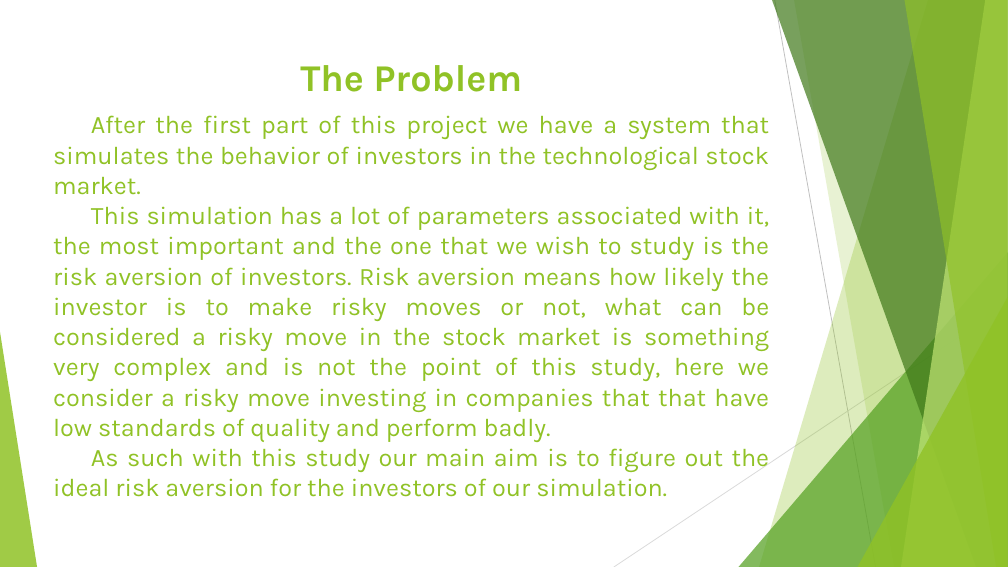
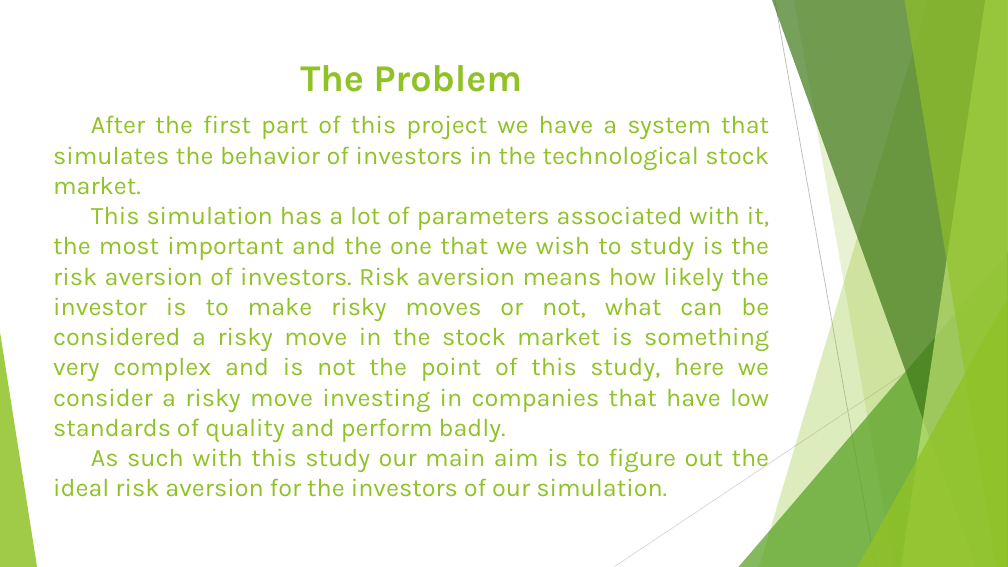
Before and after one commit to Antypurus/AIAD, a slide deck: slide 2 of docs/AIAD_Second_Presentation.pptx. Drawn at 1008x567 pixels with LibreOffice and Linux fonts; fonts in the diff are those of the drawing. Boxes give left, top, right and bottom in pixels: in the first picture for what was removed or moved away, otherwise in the second. Text is boxed around its words. In the diff, an @@ line names an element or a change of style, - is before the commit and + after.

```diff
--- a/docs/AIAD_Second_Presentation.pptx
+++ b/docs/AIAD_Second_Presentation.pptx
@@ text at (53,206,769,442): text changed @@
-This simulation has a lot of parameters associated with it, the most important and the one that we wish to study is the risk aversion of investors. Risk aversion means how likely the investor is to make risky moves or not, what can be considered a risky move in the stock market is something very complex and is not the point of this study, here we consider a risky move investing in companies that that have low standards of quality and perform badly.
+This simulation has a lot of parameters associated with it, the most important and the one that we wish to study is the risk aversion of investors. Risk aversion means how likely the investor is to make risky moves or not, what can be considered a risky move in the stock market is something very complex and is not the point of this study, here we consider a risky move investing in companies that have low standards of quality and perform badly.
```
Also in this commit, not shown: 5 other slides changed.
